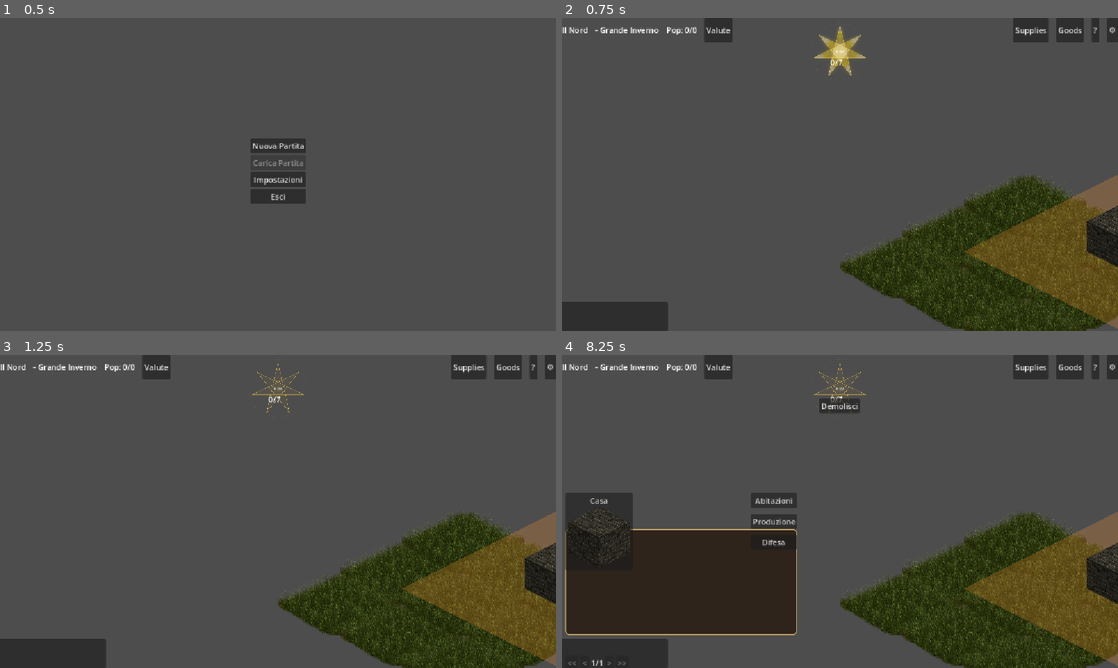
Above: before the commit, frames 1-4 (two rows, left to right).
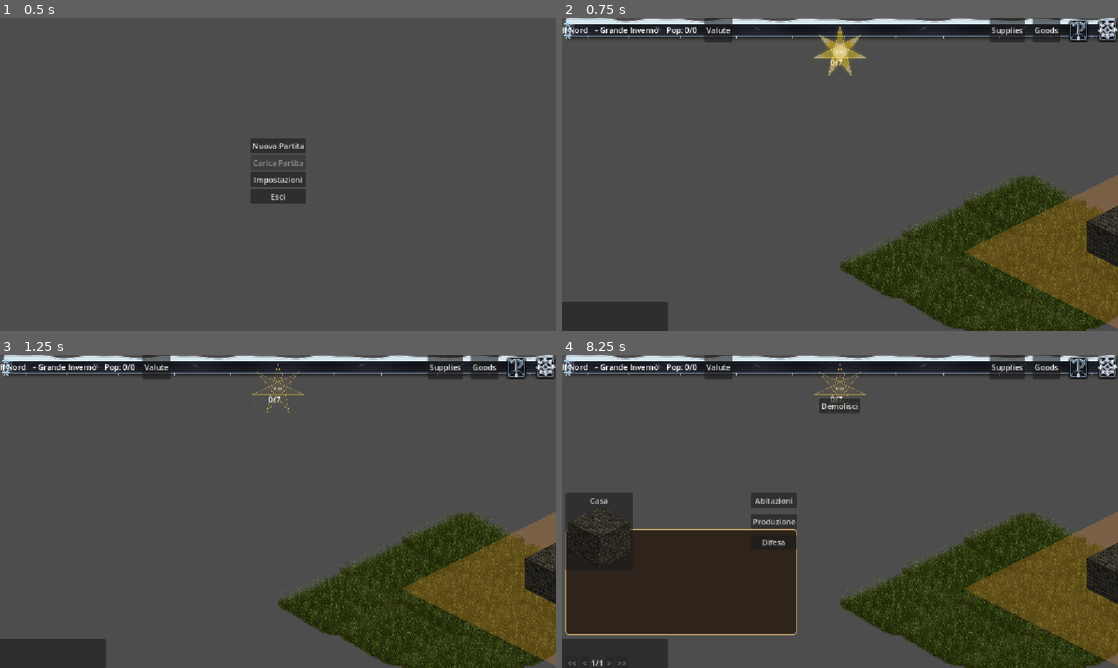
Above: after the commit, the same moments.

Repository: IlPeNNa/BT7K
Game: Godot game, scene res://scenes/menus/main_menu.tscn
The game is run twice, just before and just after one commit, with the same random seed, the same clock (stepped at 60 frames per second) and the same inputs.
Inputs (mouse positions are in pixels of both pictures, inside the frame that each line leads up to; where the layout moved, square brackets give the same spot in the first picture):
- Up to frame 1 (0.5 s): no input
- Up to frame 2 (0.75 s): click "Nuova Partita" at 0.5 s
- Up to frame 3 (1.25 s): no input
- Up to frame 4 (8.25 s): click "Valute" at 1.25 s; click "Supplies" at 2 s; click "Goods" at 2.75 s; click (1079, 367) [1095, 367] at 3.5 s; click (1106, 367) [1112, 367] at 4.25 s; click (851, 545) at 5 s; click (851, 545) at 5.75 s; click (917, 527) at 6.5 s; click "Chiudi" at 7.25 s; click (573, 652) at 8 s

Frame 1 is identical in both runs. In frame 2, 5.3% of the frame differs, in the area x 0-100%, y 0-8%; in frame 3, 5.4%; in frame 4, 5.4%.

Commit message:
Lavoro 23 agosto

Diff:
--- a/scenes/ui/top_bar.gd
+++ b/scenes/ui/top_bar.gd
@@ -5,6 +5,7 @@
 ## sono placeholder in attesa dei sistemi dati corrispondenti (valute,
 ## supplies, goods, kingdom points) — non ancora progettati.
 
+@onready var background: Panel = $Background
 @onready var kingdom_name_label: Label = $HBoxContainer/KingdomNameLabel
 @onready var kingdom_interface_label: Label = $HBoxContainer/KingdomInterfaceLabel
 @onready var pop_label: Label = $HBoxContainer/PopulationLabel
@@ -30,6 +31,20 @@
 const KINGDOM_POINTS_STAR_OVERLAP := 24.0  # quanto "invade" sopra il bordo della barra, regola a occhio
 const TOP_BAR_HEIGHT := 50.0
 
+const TOPBAR_ASSETS_PATH := "res://assets/sprites/ui/topbar/"
+
+const TOPBAR_BACKGROUND_TEXTURE: Texture2D = preload(TOPBAR_ASSETS_PATH + "topbar_background.png")
+const ICON_BUTTON_FRAME_TEXTURE: Texture2D = preload(TOPBAR_ASSETS_PATH + "icon_button_frame.png")
+const SETTINGS_ICON_TEXTURE: Texture2D = preload(TOPBAR_ASSETS_PATH + "settings_icon.png")
+const HELP_ICON_TEXTURE: Texture2D = preload(TOPBAR_ASSETS_PATH + "help_icon.png")
+
+# Margini del 9-slice: quanto dei bordi/rivetti resta fisso quando lo
+# sfondo si allunga in orizzontale. Regola a occhio se non torna bene.
+const BACKGROUND_MARGIN_H := 45.0
+const BACKGROUND_MARGIN_V := 14.0
+
+const ICON_BUTTON_SIZE := Vector2(44, 44)
+
 func _ready() -> void:
 	# Root cause probabile: l'anchor Top Wide applicato da editor con "Keep
 	# Size" non azzera offset_left/offset_right, quindi la barra restava
@@ -41,6 +56,10 @@
 	offset_right = 0
 	offset_top = 0
 	offset_bottom = TOP_BAR_HEIGHT
+
+	_apply_background_style()
+	_apply_icon_button_style(help_button, HELP_ICON_TEXTURE)
+	_apply_icon_button_style(settings_button, SETTINGS_ICON_TEXTURE)
 
 	kingdom_name_label.text = KINGDOM_NAME_PLACEHOLDER
 	kingdom_interface_label.text = "- %s" % KINGDOM_INTERFACE_PLACEHOLDER
@@ -63,8 +82,6 @@
 	currency_button.text = "Valute"
 	supplies_button.text = "Supplies"
 	goods_button.text = "Goods"
-	help_button.text = "?"
-	settings_button.text = "⚙"
 
 	# Impostazioni è già funzionante: SettingsManager esiste da prima.
 	settings_button.pressed.connect(_on_settings_pressed)
@@ -72,6 +89,28 @@
 	# Guida: nessun sistema esiste ancora, placeholder silenzioso in attesa.
 	# help_button.pressed non collegato finché non progettiamo cosa deve aprire.
 
+func _apply_background_style() -> void:
+	var style := StyleBoxTexture.new()
+	style.texture = TOPBAR_BACKGROUND_TEXTURE
+	style.texture_margin_left = BACKGROUND_MARGIN_H
+	style.texture_margin_right = BACKGROUND_MARGIN_H
+	style.texture_margin_top = BACKGROUND_MARGIN_V
+	style.texture_margin_bottom = BACKGROUND_MARGIN_V
+	background.add_theme_stylebox_override("panel", style)
+
+
+## Sostituisce il testo placeholder di un bottone con cornice + icona reale.
+## Riusabile per qualunque bottone-icona futuro (Valute/Supplies/Goods
+## avranno probabilmente lo stesso trattamento più avanti).
+func _apply_icon_button_style(button: Button, icon: Texture2D) -> void:
+	var frame_style := StyleBoxTexture.new()
+	frame_style.texture = ICON_BUTTON_FRAME_TEXTURE
+	button.add_theme_stylebox_override("normal", frame_style)
+	button.add_theme_stylebox_override("hover", frame_style)
+	button.add_theme_stylebox_override("pressed", frame_style)
+	button.icon = icon
+	button.expand_icon = true
+	button.custom_minimum_size = ICON_BUTTON_SIZE
 
 func _on_settings_pressed() -> void:
 	SettingsManager.open_settings(self)
--- a/scenes/ui/top_bar.tscn
+++ b/scenes/ui/top_bar.tscn
@@ -20,6 +20,14 @@
 grow_horizontal = 2
 script = ExtResource("1_xsohi")
 
+[node name="Background" type="Panel" parent="." unique_id=1594802008]
+layout_mode = 1
+anchors_preset = 15
+anchor_right = 1.0
+anchor_bottom = 1.0
+grow_horizontal = 2
+grow_vertical = 2
+
 [node name="HBoxContainer" type="HBoxContainer" parent="." unique_id=2053851308]
 layout_mode = 1
 anchors_preset = 15
@@ -57,11 +65,9 @@
 
 [node name="HelpButton" type="Button" parent="HBoxContainer" unique_id=143881509]
 layout_mode = 2
-text = "?"
 
 [node name="SettingsButton" type="Button" parent="HBoxContainer" unique_id=1412063146]
 layout_mode = 2
-text = "⚙"
 
 [node name="KingdomPointsStar" type="Control" parent="." unique_id=1320310767]
 anchors_preset = 0
Binary file added: assets/sprites/ui/topbar/help_icon.png
Not shown, added: assets/sprites/ui/topbar/help_icon.png.import
Binary file added: assets/sprites/ui/topbar/icon_button_frame.png
Not shown, added: assets/sprites/ui/topbar/icon_button_frame.png.import
Binary file added: assets/sprites/ui/topbar/info_icon.png
Not shown, added: assets/sprites/ui/topbar/info_icon.png.import
Binary file added: assets/sprites/ui/topbar/resource_slot_frame.png
Not shown, added: assets/sprites/ui/topbar/resource_slot_frame.png.import
Binary file added: assets/sprites/ui/topbar/settings_icon.png
Not shown, added: assets/sprites/ui/topbar/settings_icon.png.import
Binary file added: assets/sprites/ui/topbar/topbar_background.png
Not shown, added: assets/sprites/ui/topbar/topbar_background.png.import
